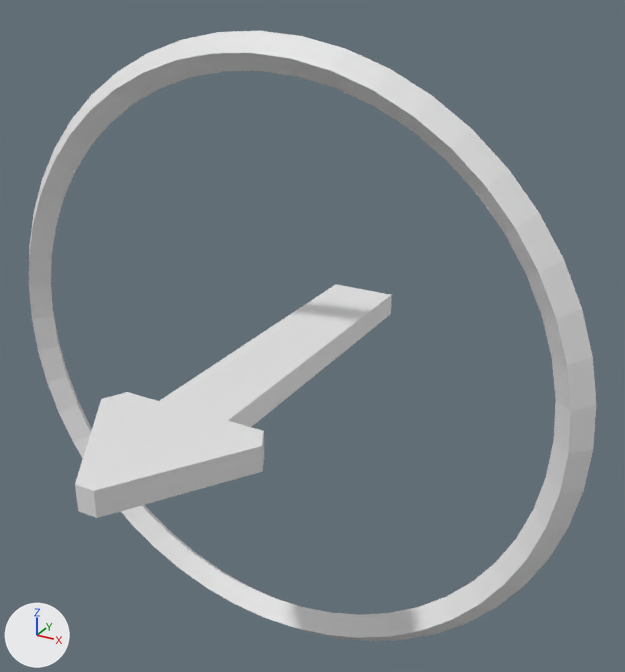
One commit to the FBX model HeapsProject/res/models/compass.fbx: the scene before it, then after it.
One viewpoint serves both versions: a camera (50 mm lens) standing at (6.27, -9.98, 5.7) and looking at (0.61, 0.31, 0.56). Arrows for +X, +Y and +Z are at lower left; the lights stay in place.

Script lines for the objects in view, before the commit:
```python
me_cube = bpy.data.meshes.new('Cube')
me_cube.from_pydata(...)  # 20 vertices, 18 faces; spans x -1.28..1.28, y -3.94..3.32, z -0.18..0.18
me_cube.materials.append(mat_material)  # white #e7e7e7
me_torus = bpy.data.meshes.new('Torus')
me_torus.from_pydata(...)  # 192 vertices, 192 faces; spans x -4.82..4.82, y -0.25..0.25, z -4.82..4.82
ob_needle = bpy.data.objects.new('Needle', me_cube)
ob_needle.location = (0.0, 0.0, 0.0)
ob_ring = bpy.data.objects.new('Ring', me_torus)
ob_ring.location = (0.0, 0.0, 0.0)
```
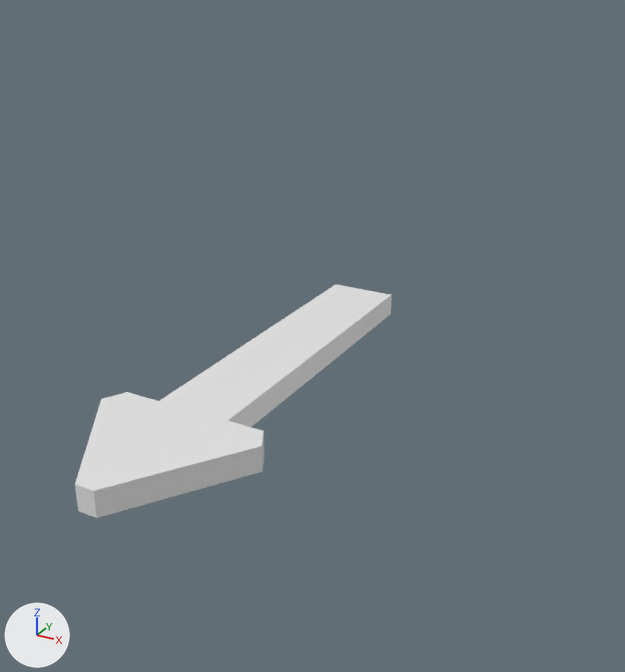
Where the change shows, as pixel boxes [x1, y1, x2, y2] in the pictures (625 x 672 px):
'Ring', deleted: before [29, 31, 596, 641]

Edits to the bpy script that builds the scene:
```text
Remove ob_ring:
    ob_ring = bpy.data.objects.new('Ring', me_torus)
    ob_ring.location = (0.0, 0.0, 0.0)
```
